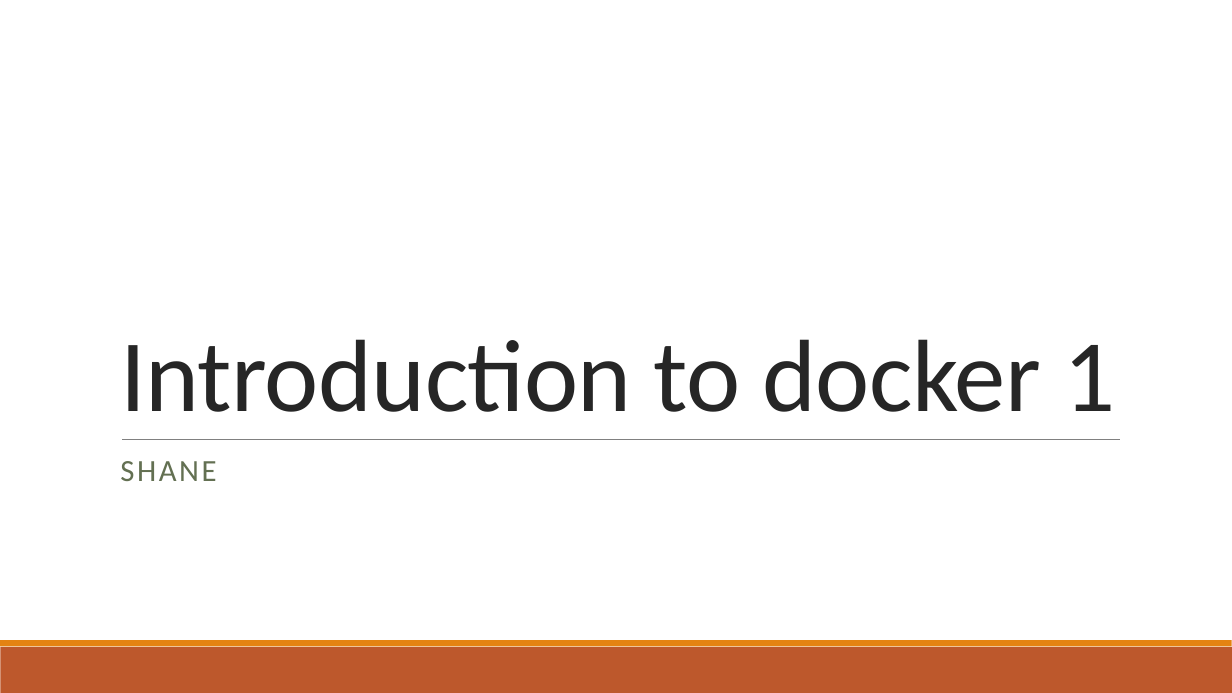
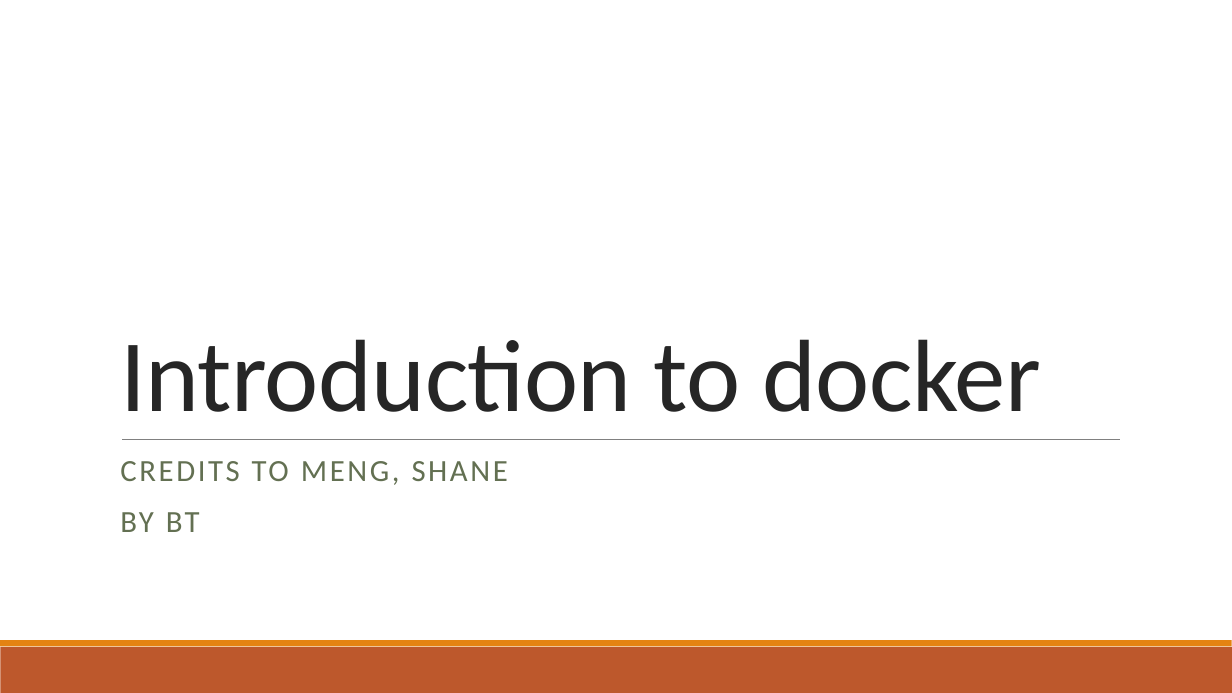
Before and after one commit to YumingChang02/arch_summer_2019, a slide deck: slide 1 of Introduction to docker.pptx. Drawn at 1232x693 pixels with LibreOffice and Linux fonts; fonts in the diff are those of the drawing. Boxes give left, top, right and bottom in pixels: in the first picture for what was removed or moved away, otherwise in the second. Text is boxed around its words. In the diff, an @@ line names an element or a change of style, - is before the commit and + after.

```diff
--- a/Introduction to docker.pptx
+++ b/Introduction to docker.pptx
@@ title at <box>120,339,1041,412</box>: text changed @@
-Introduction to docker 1
+Introduction to docker
@@ subtitle at <box>120,461,508,532</box>: text changed @@
-SHANE
+CREDITS TO MENG, SHANE
+BY BT
```
Also in this commit, not shown: 1 slide added, 2 other files.
